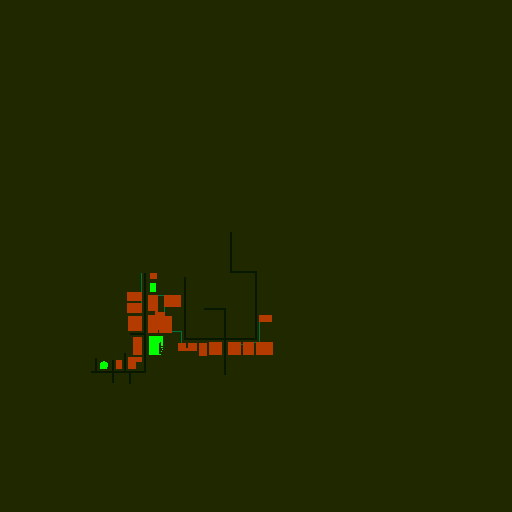
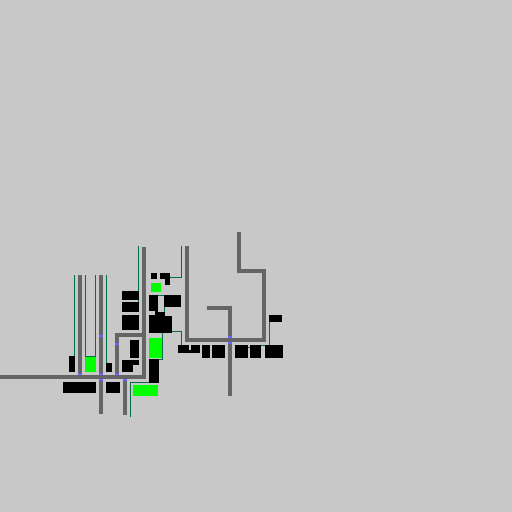
Revision of a layered 512 x 512 image; what changed, layer by layer:
hid "Layer #1", painted on it over [left=0, top=0, right=512, bottom=512]
painted on "Background" over [left=0, top=232, right=283, bottom=417]
